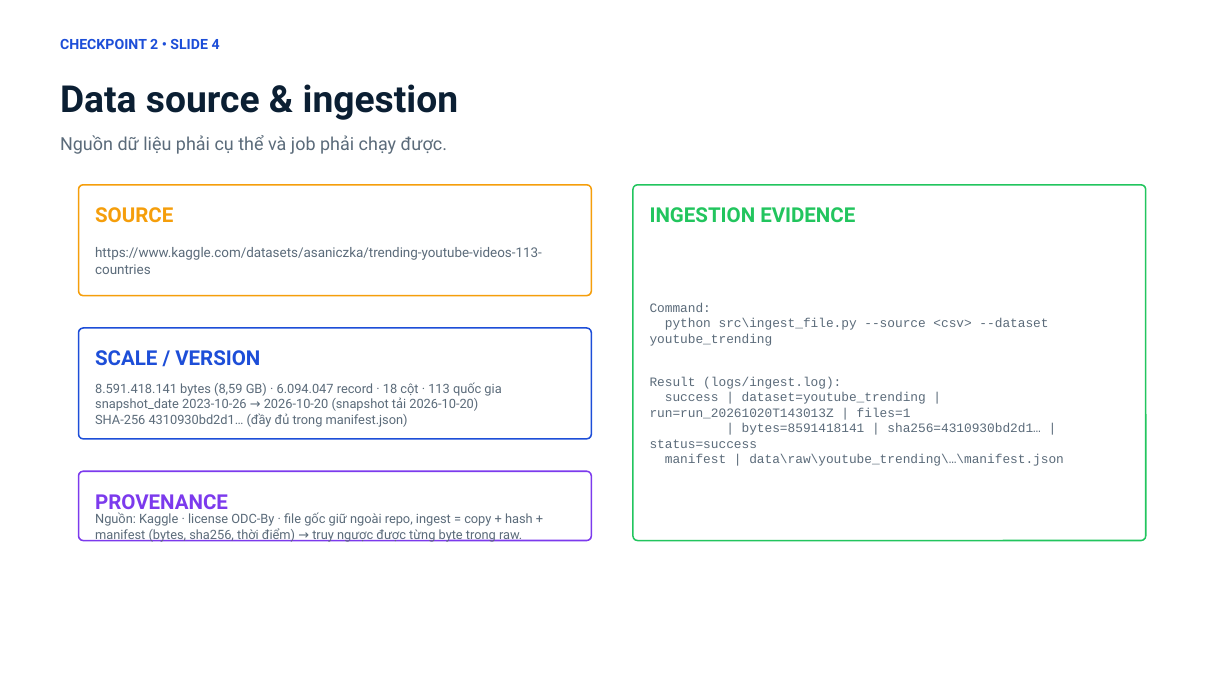
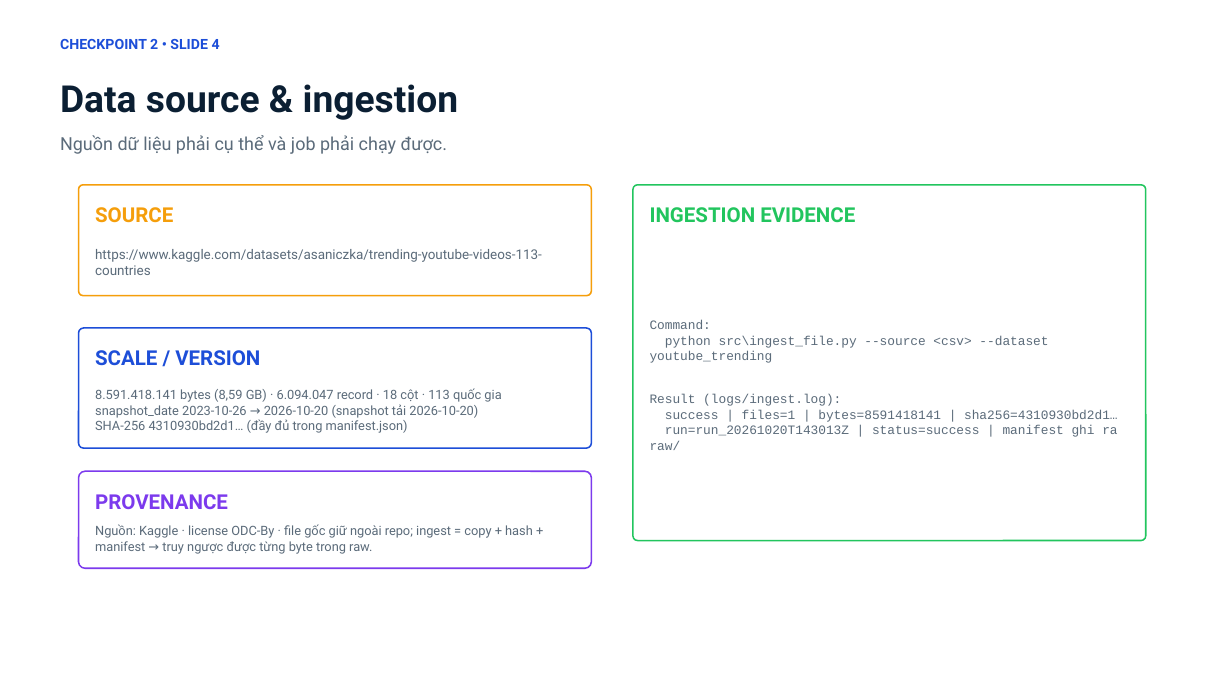
Before and after one commit to kichirou244/bigdata-project, a slide deck: slide 4 of docs/Checkpoint2_Report_YouTube_Trending.pptx. Drawn at 1232x693 pixels with LibreOffice and Linux fonts; fonts in the diff are those of the drawing. Boxes give left, top, right and bottom in pixels: in the first picture for what was removed or moved away, otherwise in the second. Text is boxed around its words. In the diff, an @@ line names an element or a change of style, - is before the commit and + after.

```diff
--- a/docs/Checkpoint2_Report_YouTube_Trending.pptx
+++ b/docs/Checkpoint2_Report_YouTube_Trending.pptx
@@ rounded rectangle resized from (x1=79, y1=328, x2=592, y2=439) to (x1=79, y1=328, x2=592, y2=448) @@
@@ text "Command:" moved from (x1=650, y1=303, x2=1064, y2=466) to (x1=650, y1=336, x2=1117, y2=437) @@
@@ text "8.591.418.141 bytes (8,59 GB) · ..." moved from (x1=95, y1=382, x2=501, y2=427) to (x1=95, y1=388, x2=501, y2=433) @@
@@ text at (x1=665, y1=410, x2=1117, y2=437): text changed @@
-success | dataset=youtube_trending | run=run_20261020T143013Z | files=1
-| bytes=8591418141 | sha256=4310930bd2d1… | status=success
-manifest | data\raw\youtube_trending\…\manifest.json
+success | files=1 | bytes=8591418141 | sha256=4310930bd2d1…
+run=run_20261020T143013Z | status=success | manifest ghi ra raw/
@@ rounded rectangle resized from (x1=79, y1=471, x2=592, y2=541) to (x1=79, y1=471, x2=592, y2=568) @@
@@ text at (x1=95, y1=524, x2=533, y2=554): text changed @@
-Nguồn: Kaggle · license ODC-By · file gốc giữ ngoài repo, ingest = copy + hash + manifest (bytes, sha256, thời điểm) → truy ngược được từng byte trong raw.
+Nguồn: Kaggle · license ODC-By · file gốc giữ ngoài repo; ingest = copy + hash + manifest → truy ngược được từng byte trong raw.
```
Also in this commit, not shown: 5 other slides changed, 4 other files.
